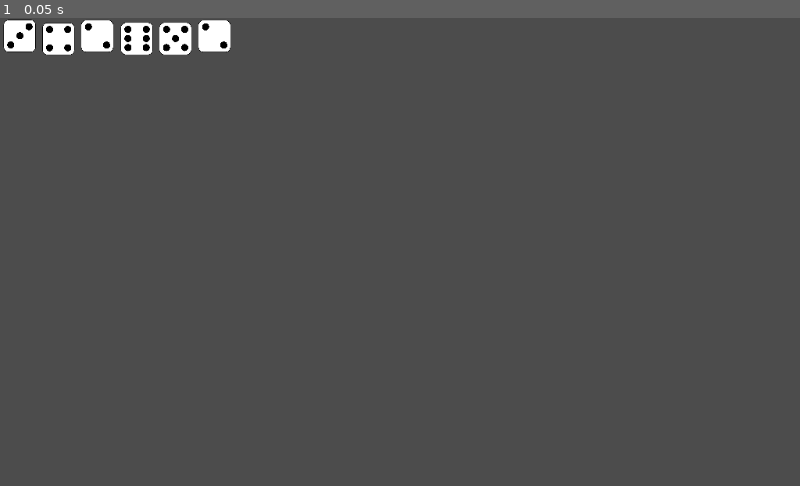
Above: before the commit, frame 1.
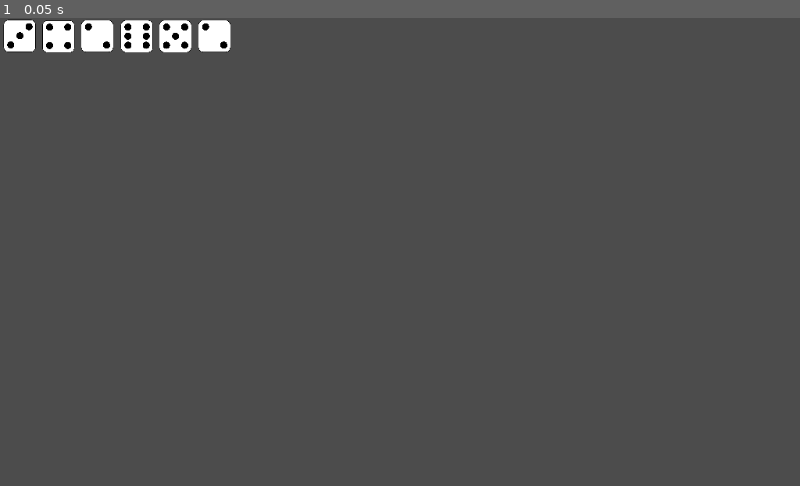
Above: after the commit, the same moment.

Repository: mraich/lantern
Game: Godot game, scene res://scenes/dice_container.tscn
The game is run twice, just before and just after one commit, with the same random seed, the same clock (stepped at 60 frames per second) and the same inputs. This scene is started directly instead of the project's main scene.
Inputs:
- Up to frame 1 (0.05 s): no input

The runs differ from the first frame. In frame 1, 0.4% of the frame differs, in the area x 5-24%, y 0-8%.

Commit message:
Dice:: Elmozdítás függőlegesen akkor, ha egy kisebb értékről nagyobbra változik az érték.
  Valamint, az ellenkező esetben visszahelyezés az eredeti helyére.

Diff:
--- a/scripts/dice.gd
+++ b/scripts/dice.gd
@@ -20,6 +20,10 @@
 
 # Indicating the plus or minus function is called.
 signal on_plus_minus
+
+# This is an offset for the values 1, 2, and 3.
+# The sprite is not ideal so we have to adjust a little the y position in these case.
+var _display_offset = Vector2(0, 3)
 
 func _ready():
 	randomize()
@@ -57,6 +61,18 @@
 
 func _show_value():
 	get_node("dice_face").frame = value - 1
+
+	# Adjusting the position due to the sprite.
+	match old_value:
+		null, 1, 2, 3:
+			match value:
+				4, 5, 6:
+					#self.position.y -= 3
+					position -= _display_offset
+		4, 5, 6:
+			match value:
+				1, 2, 3:
+					position += _display_offset
 	pass
 
 # Flipping the dice.
